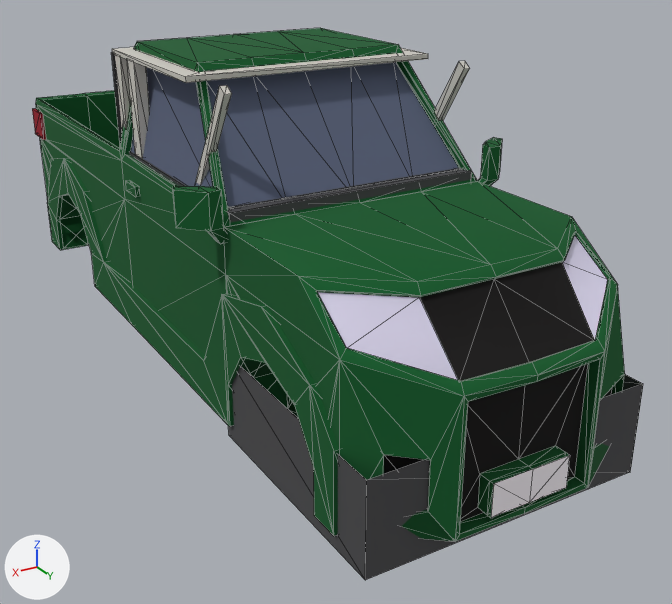
Renders of the glTF model assets/vehicles/pickup/pickup.glb from each side of a commit.
One viewpoint serves both versions: a 50 mm lens placed at (2.59, 5.14, 3.01), pointed at (-0.23, 0.45, 0.66). Lighting does not change. The marker at lower left points along +X, +Y and +Z. The first picture is the older version. Mesh edges are drawn as thin lines. Vertices at exactly the same position are counted once.

Names of what the first picture shows: 'bay', 'body', 'hood', 'interior'.
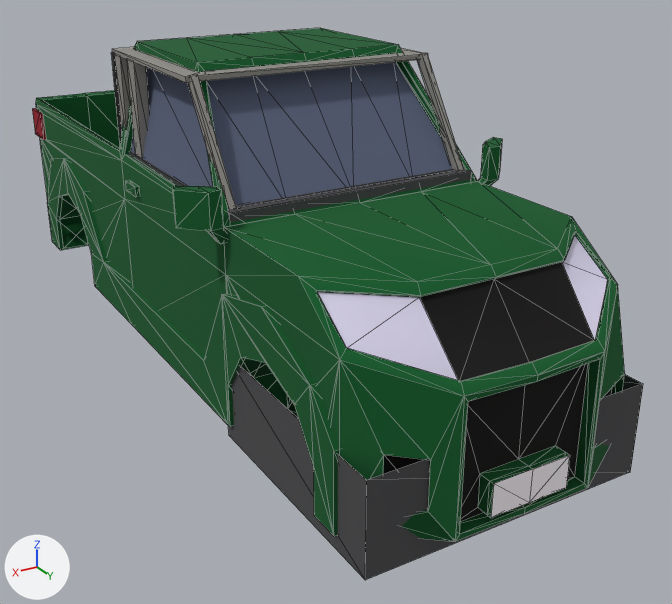
Changed parts and their boxes [x1, y1, x2, y2] in the pictures (672 x 604 px; the box of a moved part takes in the faces that stretch with it):
'interior', recoloured, reshaped
    both: [111, 47, 472, 222]
part 1 of me_interior, moved or reshaped
    before: [434, 61, 470, 121]
    after: [417, 53, 464, 171]
part 2 of me_interior, moved or reshaped
    before: [196, 85, 232, 185]
    after: [188, 75, 237, 210]

Edits to the bpy script that builds the scene:
```text
Change mat_int_liner:
    mat_int_liner.base_color: (0.62, 0.6, 0.55) -> (0.28, 0.27, 0.25)  # light grey #cecbc4 -> grey #908e89
Change me_interior:
    used by ob_interior; location = (0.0, 0.0, 0.0)
    remove me_interior.from_pydata(...)  # 272 vertices, 352 faces; spans x -0.77..0.77, y -0.56..1.08, z 0.4..2.2
    add me_interior.from_pydata(...)  # 284 vertices, 372 faces; spans x -0.77..0.77, y -0.56..1.08, z 0.4..2.2
    me_interior part 1: the loose piece of 8 vertices spanning x -0.74..-0.7, y 0.58..1.03, z 1.56..2.2 is turned 66.9 degrees about the x axis through its middle
    me_interior part 2: the loose piece of 8 vertices spanning x 0.7..0.74, y 0.58..1.03, z 1.56..2.2 is turned 66.9 degrees about the x axis through its middle
    other edits to the shape of me_interior do not show in these pictures
```
